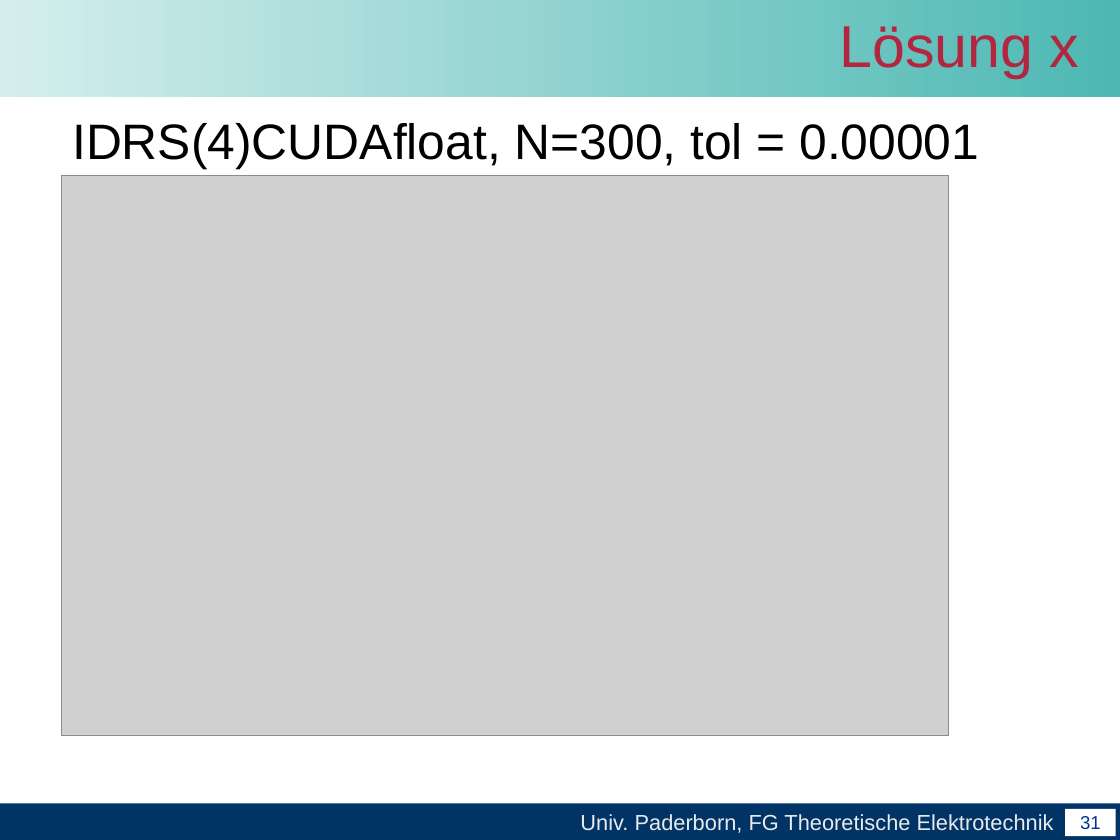
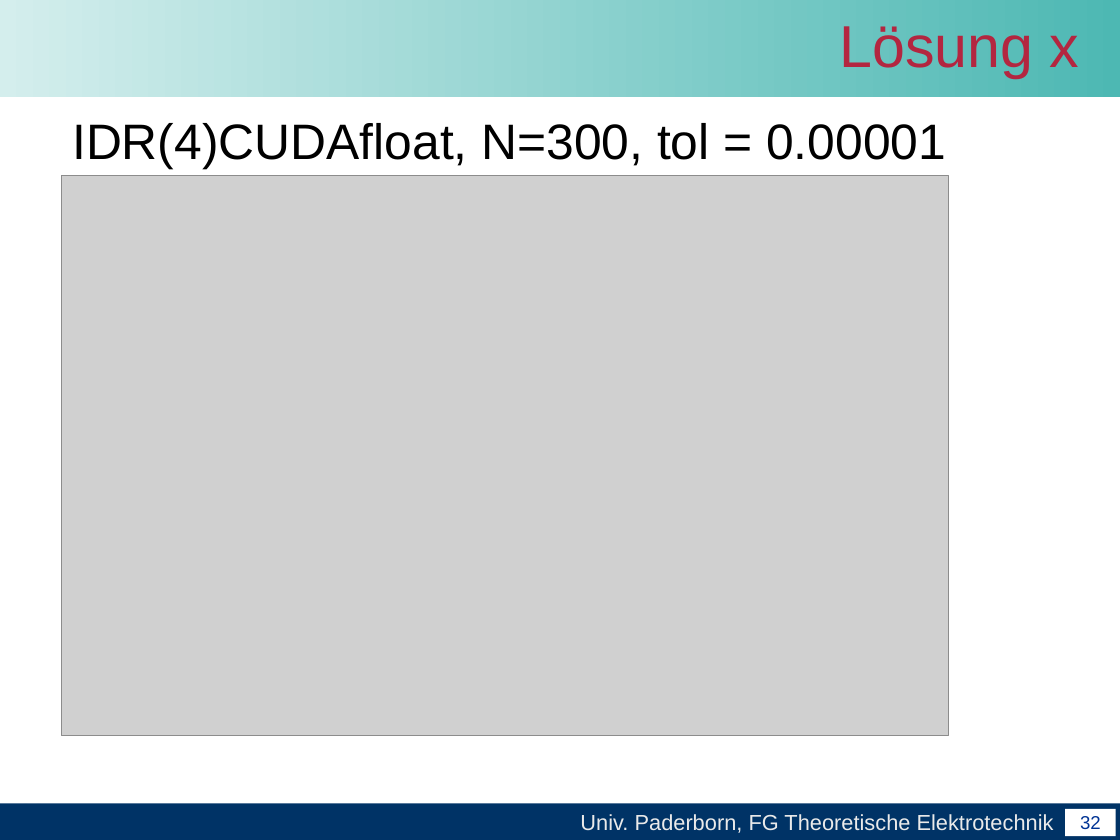
Before and after one commit to unconditional/projektarbeitcuda, a slide deck: slide 32 of Abschlussvortrag/Abschlussvortrag der Projektarbeit CUDA.ppt (slide 31 before the commit). Drawn at 1120x840 pixels with LibreOffice and Linux fonts; fonts in the diff are those of the drawing; grey boxes stand for pictures; background and template pictures are left out. Boxes give left, top, right and bottom in pixels: in the first picture for what was removed or moved away, otherwise in the second. Text is boxed around its words. In the diff, an @@ line names an element or a change of style, - is before the commit and + after.

```diff
--- a/Abschlussvortrag/Abschlussvortrag der Projektarbeit CUDA.ppt
+++ b/Abschlussvortrag/Abschlussvortrag der Projektarbeit CUDA.ppt
@@ text at [72,123,946,170]: text changed @@
-IDRS(4)CUDAfloat, N=300, tol = 0.00001
+IDR(4)CUDAfloat, N=300, tol = 0.00001
@@ page number at [1080,816,1101,829]: text changed @@
-31
+32
```
Also in this commit, not shown: 12 other slides changed, 3 slides added, 1 slide removed.
